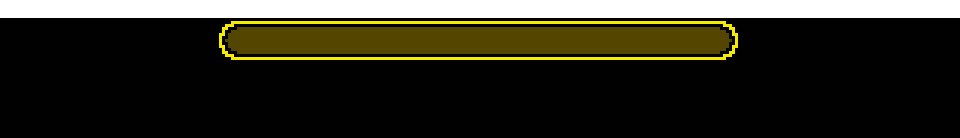
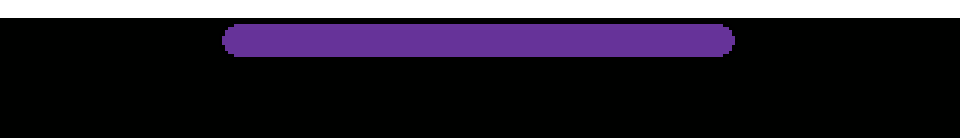
The second w=960, h=138 image is a revision of the first. Changes to its layers:
renamed "buttom_bg.png" to "bottom_bg", painted on it over box(219, 21, 738, 60)
